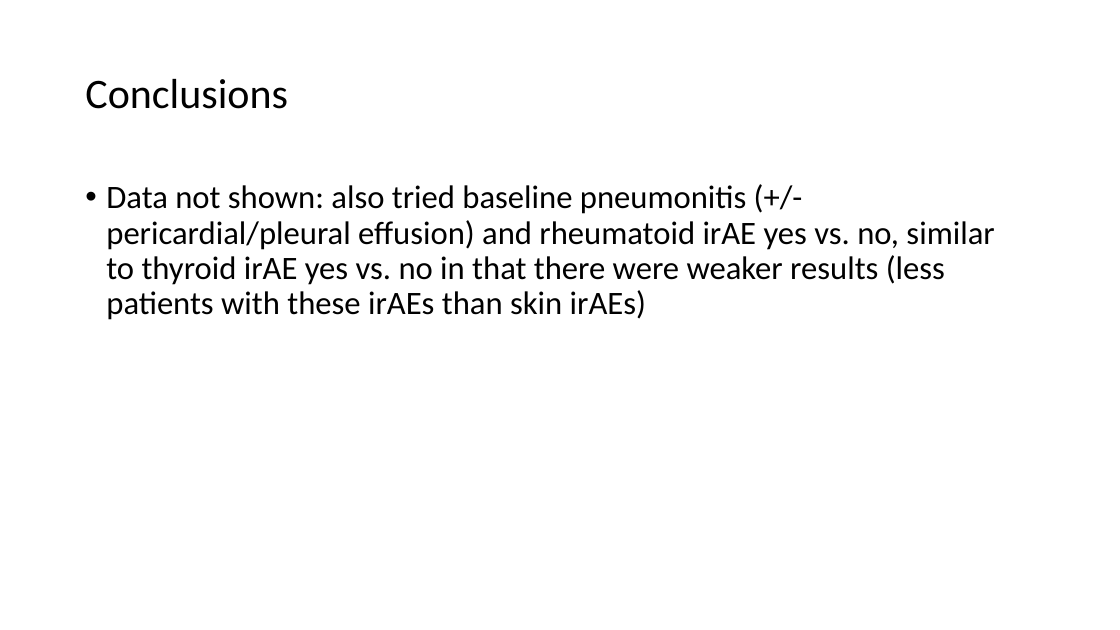
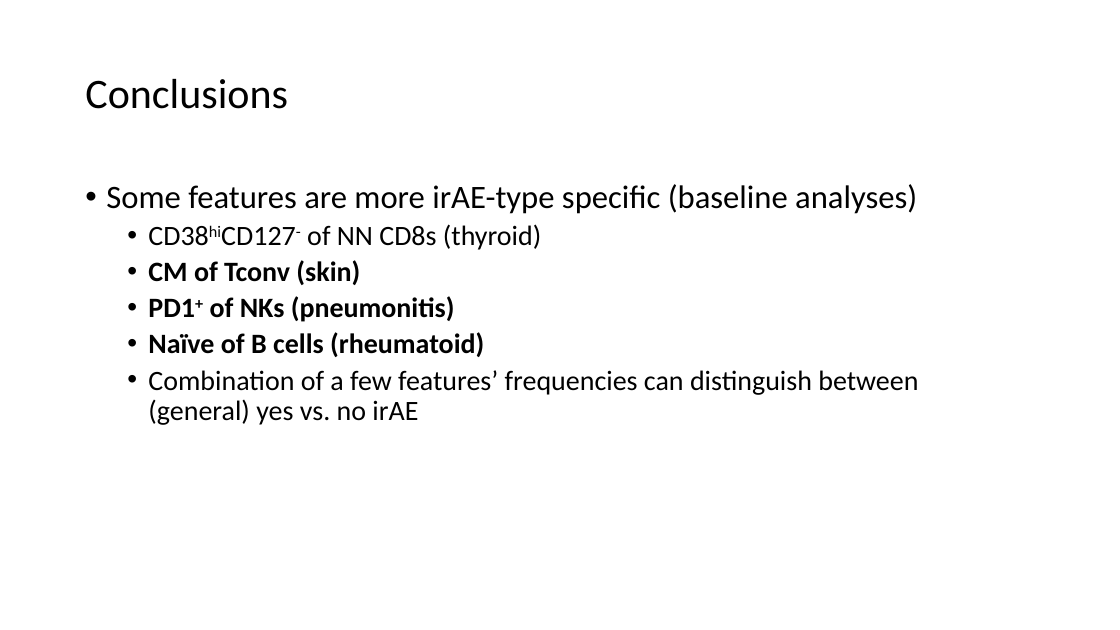
Before and after one commit to tybottorff/bottorffdocs, a slide deck: slide 10 of presentations/weekly_meetings/2024_11_21.pptx (slide 8 before the commit). Drawn at 1120x630 pixels with LibreOffice and Linux fonts; fonts in the diff are those of the drawing. Boxes give left, top, right and bottom in pixels: in the first picture for what was removed or moved away, otherwise in the second. Text is boxed around its words. In the diff, an @@ line names an element or a change of style, - is before the commit and + after.

Commit message:
Add NCI baseline progress

```diff
--- a/presentations/weekly_meetings/2024_11_21.pptx
+++ b/presentations/weekly_meetings/2024_11_21.pptx
@@ text at <box>106,184,918,425</box>: text changed; size 28 to 24 pt @@
-• Data not shown: also tried baseline pneumonitis (+/- pericardial/pleural effusion) and rheumatoid irAE yes vs. no, similar to thyroid irAE yes vs. no in that there were weaker results (less patients with these irAEs than skin irAEs)
+• Some features are more irAE-type specific (baseline analyses)
+  • CD38hiCD127- of NN CD8s (thyroid)
+  • CM of Tconv (skin)
+  • PD1+ of NKs (pneumonitis)
+  • Naïve of B cells (rheumatoid)
+  • Combination of a few features’ frequencies can distinguish between (general) yes vs. no irAE
```
Also in this commit, not shown: 3 other slides changed, 3 slides added, 1 slide removed.
